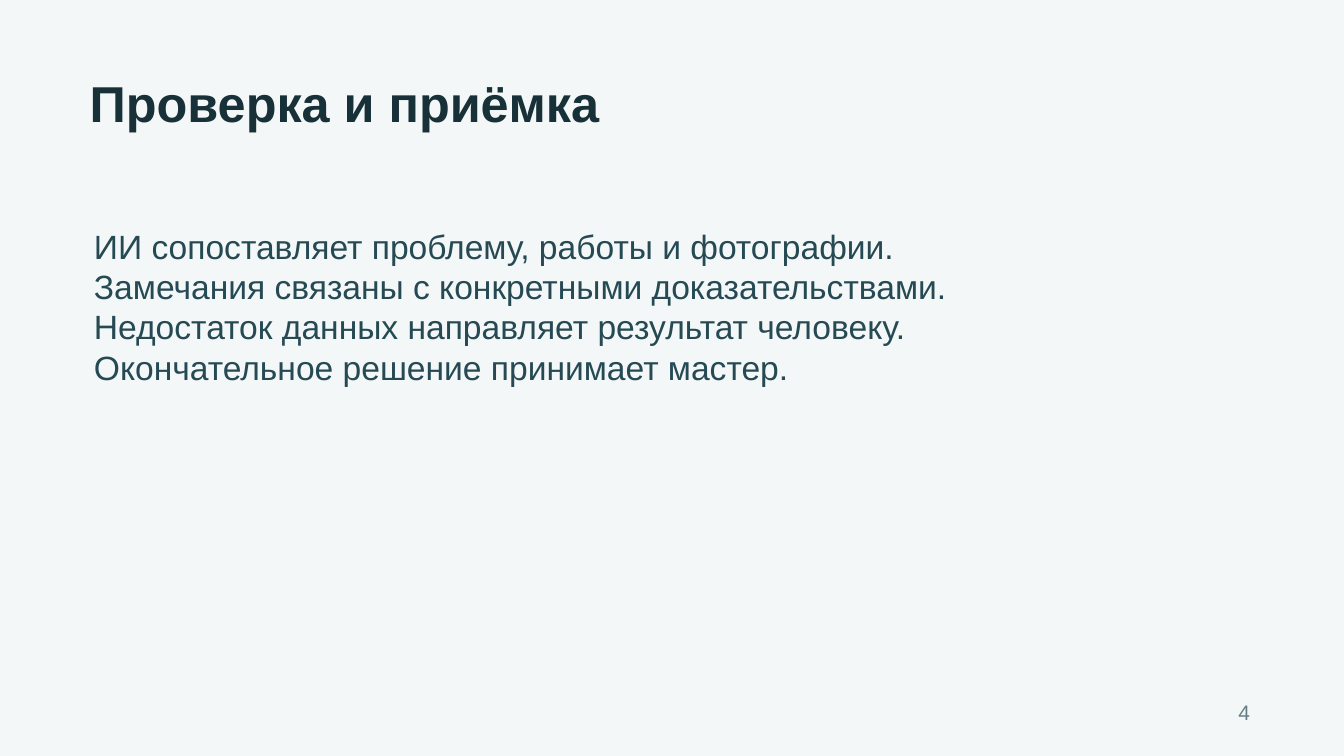
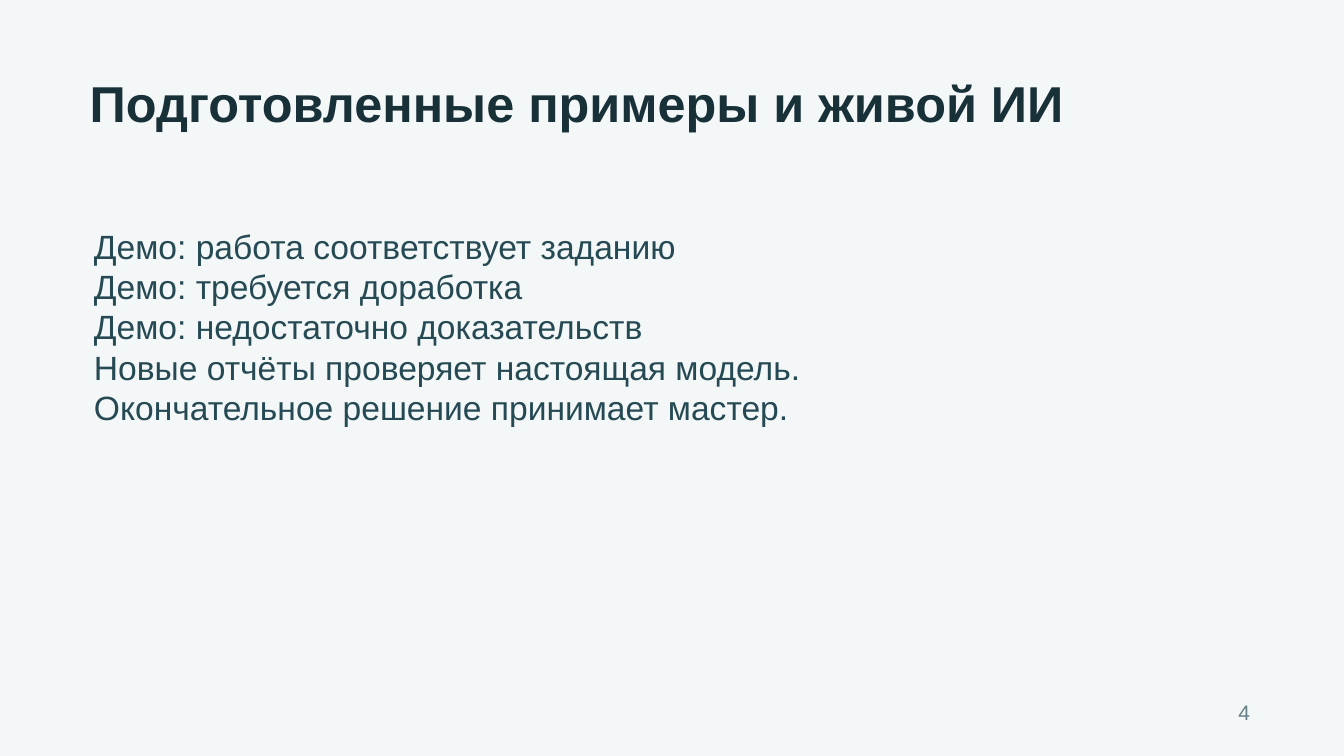
Before and after one commit to Ak1tava/QostHubHack, a slide deck: slide 4 of docs/delivery/presentation.pptx. Drawn at 1344x756 pixels with LibreOffice and Linux fonts; fonts in the diff are those of the drawing. Boxes give left, top, right and bottom in pixels: in the first picture for what was removed or moved away, otherwise in the second. Text is boxed around its words. In the diff, an @@ line names an element or a change of style, - is before the commit and + after.

```diff
--- a/docs/delivery/presentation.pptx
+++ b/docs/delivery/presentation.pptx
@@ text at (x1=90, y1=84, x2=1063, y2=132): text changed @@
-Проверка и приёмка
+Подготовленные примеры и живой ИИ
@@ text at (x1=94, y1=234, x2=800, y2=387): text changed @@
-ИИ сопоставляет проблему, работы и фотографии.
-Замечания связаны с конкретными доказательствами.
-Недостаток данных направляет результат человеку.
+Демо: работа соответствует заданию
+Демо: требуется доработка
+Демо: недостаточно доказательств
+Новые отчёты проверяет настоящая модель.
```
Also in this commit, not shown: 2 other slides changed, 2 other files.
